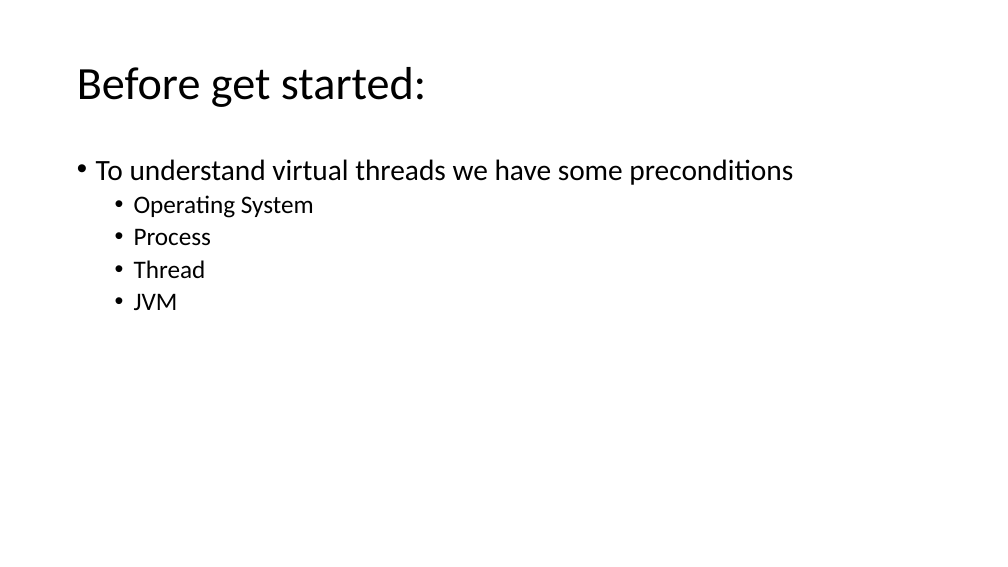
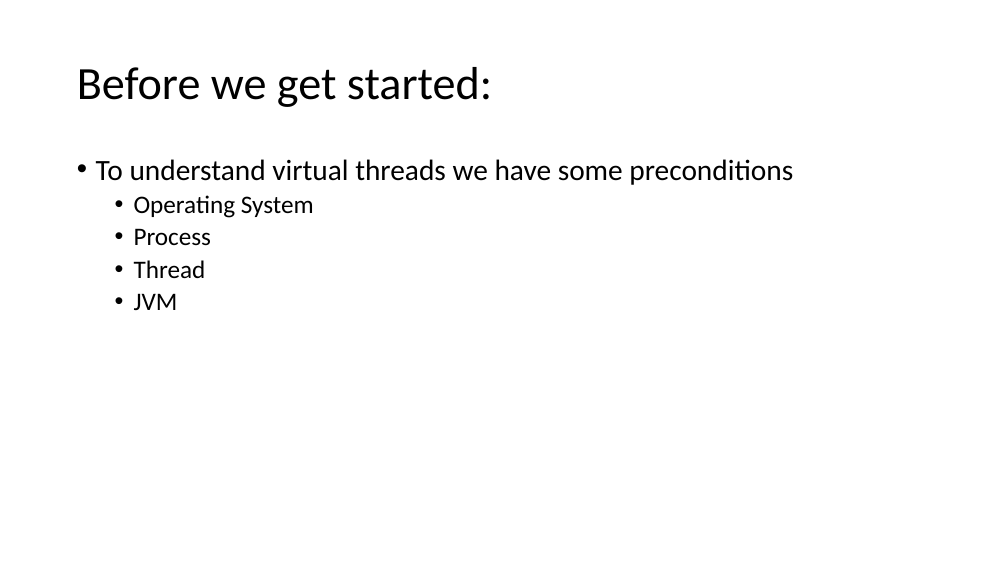
Before and after one commit to phyex0/Java-Virtual-Threads, a slide deck: slide 2 of Java Virtual Threads/Java Virtual Threads.pptx. Drawn at 1008x567 pixels with LibreOffice and Linux fonts; fonts in the diff are those of the drawing. Boxes give left, top, right and bottom in pixels: in the first picture for what was removed or moved away, otherwise in the second. Text is boxed around its words. In the diff, an @@ line names an element or a change of style, - is before the commit and + after.

```diff
--- a/Java Virtual Threads/Java Virtual Threads.pptx
+++ b/Java Virtual Threads/Java Virtual Threads.pptx
@@ title at (77,67,492,107): text changed @@
-Before get started:
+Before we get started:
```
Also in this commit, not shown: 1 other slide changed.
